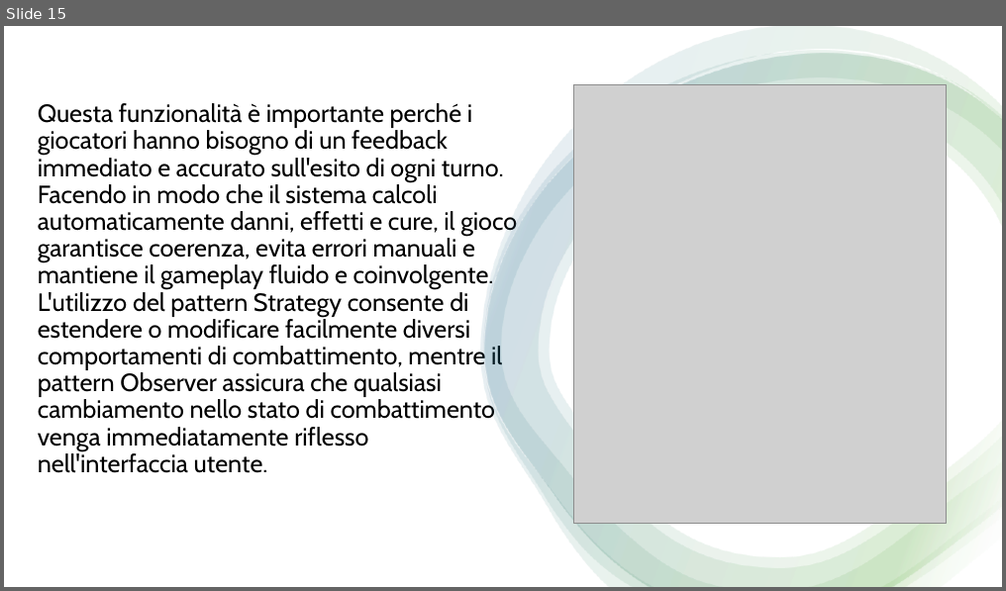
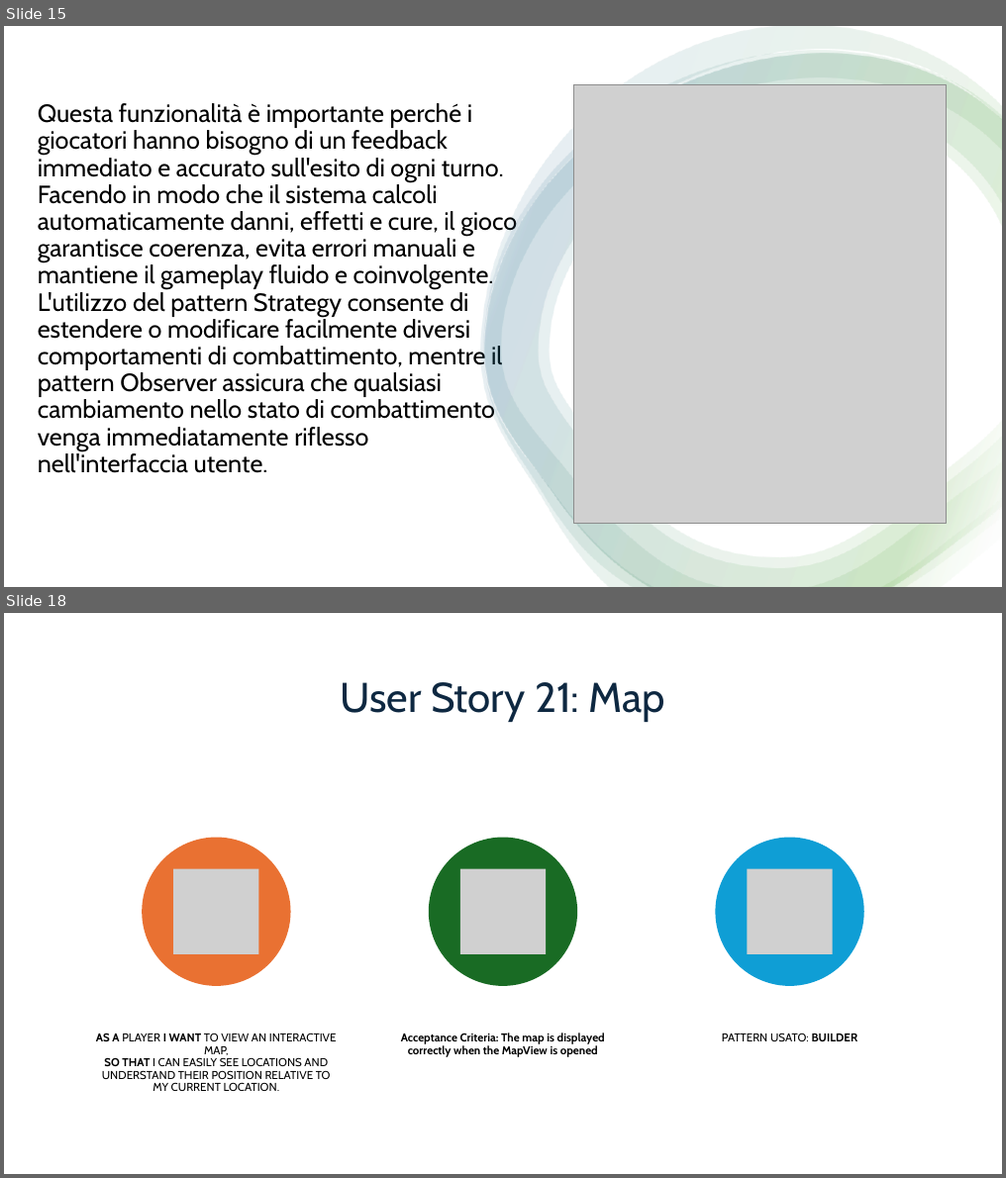
Before and after one commit to samMM-cs/iss-team2, a slide deck: Revisione1 .pptx. Shown one above the other, each under a label of ours: slide 15 before the commit, slides 15 and 18 after it; the slides between them are not shown. The pictures are 1006x591 and 1006x1178 pixels, drawn with LibreOffice and Linux fonts; fonts in the diff are those of the drawing; grey boxes stand for pictures. Boxes give left, top, right and bottom in pixels: in the first picture for what was removed or moved away, otherwise in the second. Text is boxed around its words. In the diff, an @@ line names an element or a change of style, - is before the commit and + after.

```diff
--- a/Revisione1 .pptx
+++ b/Revisione1 .pptx
@@ slide 18 added at [4,613,1002,1174], background #FFFFFF @@
@@ title added at [340,682,665,722], 40 pt, text #0E2841 @@
+User Story 21: Map
@@ group added at [96,838,864,1091]: 3 ellipses, 3 pictures, 3 texts @@
+AS A PLAYER I WANT TO VIEW AN INTERACTIVE MAP,
+SO THAT I CAN EASILY SEE LOCATIONS AND UNDERSTAND THEIR POSITION RELATIVE TO MY CURRENT LOCATION.
+Acceptance Criteria: The map is displayed correctly when the MapView is opened
+PATTERN USATO: BUILDER
```
Also in this commit, not shown: 1 slide changed, 5 other slides added.
